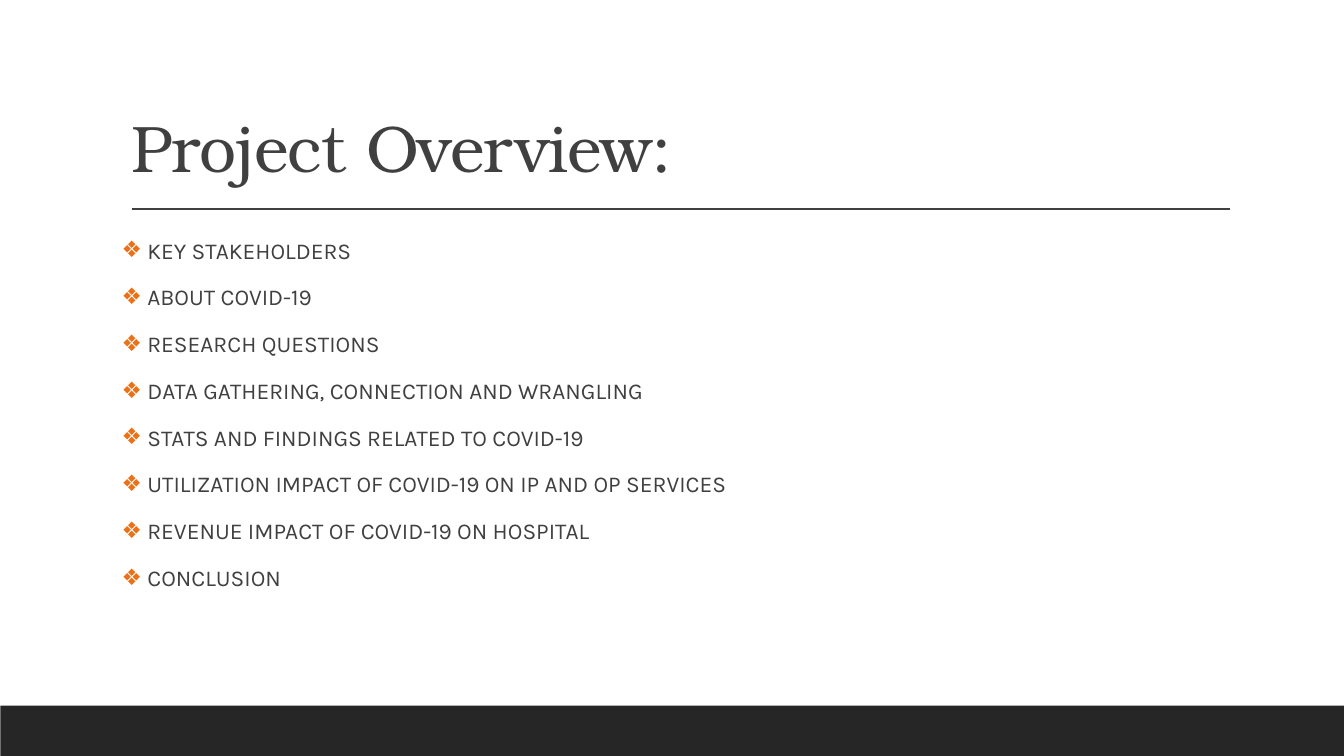
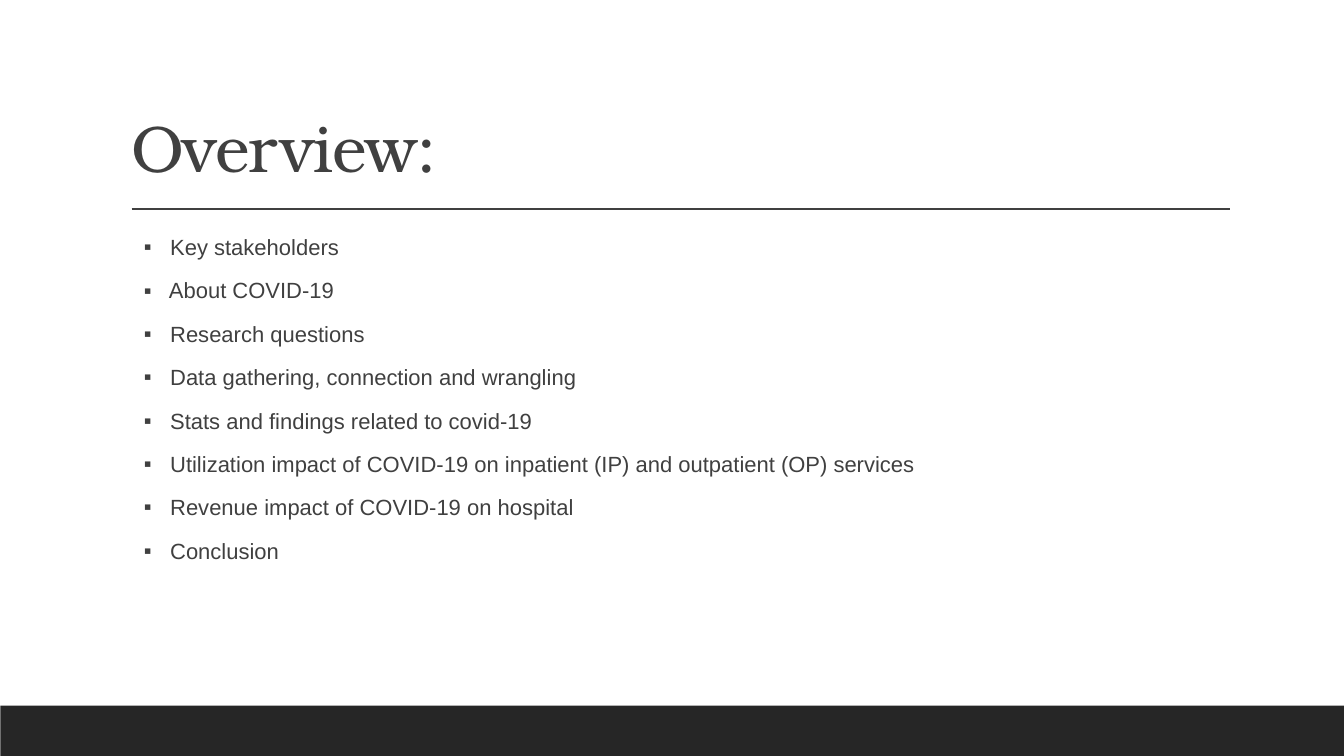
Before and after one commit to mgmboyd/DataAnalytics-Project3, a slide deck: slide 3 of Data Analytics- Project3 Team7 Final Draft.pptx. Drawn at 1344x756 pixels with LibreOffice and Linux fonts; fonts in the diff are those of the drawing. Boxes give left, top, right and bottom in pixels: in the first picture for what was removed or moved away, otherwise in the second. Text is boxed around its words. In the diff, an @@ line names an element or a change of style, - is before the commit and + after.

```diff
--- a/Data Analytics- Project3 Team7 Final Draft.pptx
+++ b/Data Analytics- Project3 Team7 Final Draft.pptx
@@ title at box(131, 126, 438, 173): text changed @@
-Project Overview:
+Overview:
@@ text at box(169, 239, 915, 559): text changed; size 16.1 to 15.7 pt; font Karla to Arial @@
-❖ KEY STAKEHOLDERS
-❖ ABOUT COVID-19
-❖ RESEARCH QUESTIONS
-❖ DATA GATHERING, CONNECTION AND WRANGLING
-❖ STATS AND FINDINGS RELATED TO COVID-19
-❖ UTILIZATION IMPACT OF COVID-19 ON IP AND OP SERVICES
-❖ REVENUE IMPACT OF COVID-19 ON HOSPITAL
-❖ CONCLUSION
+  ▪ Key stakeholders
+  ▪ About COVID-19
+  ▪ Research questions
+  ▪ Data gathering, connection and wrangling
+  ▪ Stats and findings related to covid-19
+  ▪ Utilization impact of COVID-19 on inpatient (IP) and outpatient (OP) services
+  ▪ Revenue impact of COVID-19 on hospital
+  ▪ Conclusion
```
Also in this commit, not shown: 14 other slides changed, 2 slides added, 1 slide removed.
